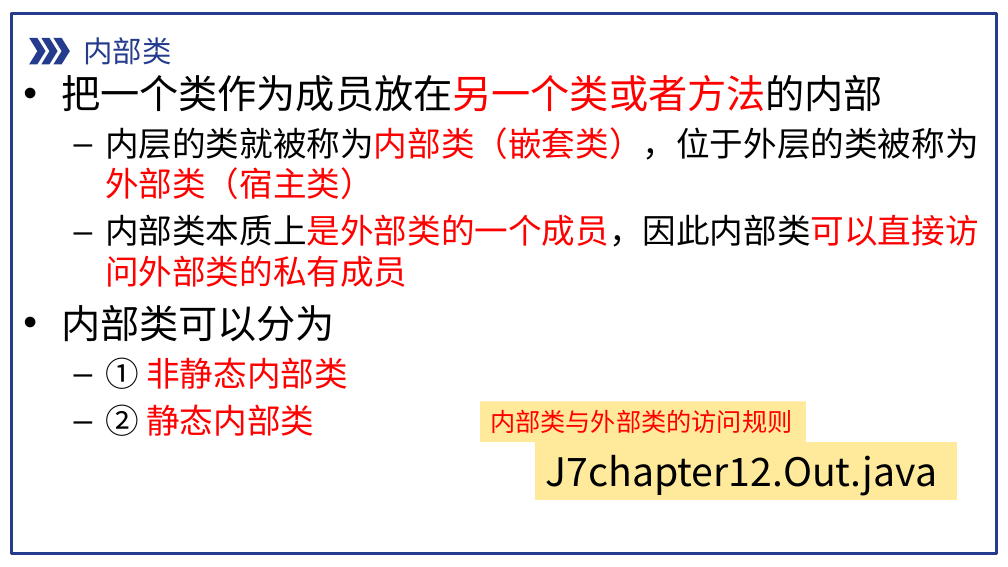
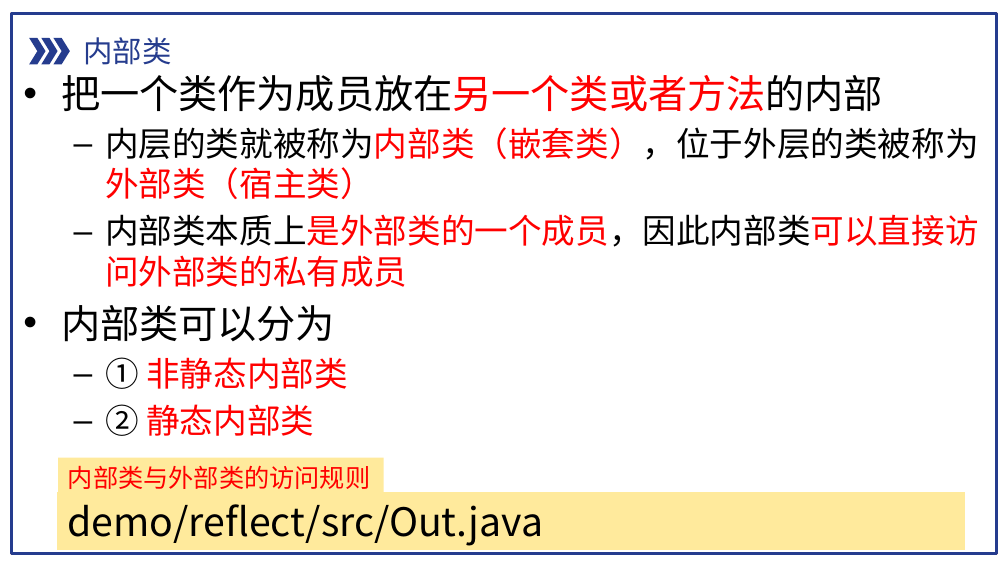
Before and after one commit to pdcxs/java-class-material, a slide deck: slide 16 of slides/08-Java面向对象编程-注解-反射-内部类-匿名内部类与Lambda表达式.pptx. Drawn at 1008x567 pixels with LibreOffice and Linux fonts; fonts in the diff are those of the drawing. Boxes give left, top, right and bottom in pixels: in the first picture for what was removed or moved away, otherwise in the second. Text is boxed around its words. In the diff, an @@ line names an element or a change of style, - is before the commit and + after.

```diff
--- a/slides/08-Java面向对象编程-注解-反射-内部类-匿名内部类与Lambda表达式.pptx
+++ b/slides/08-Java面向对象编程-注解-反射-内部类-匿名内部类与Lambda表达式.pptx
@@ rectangle "内部类与外部类的访问规则": place and size @@
-rectangle "内部类与外部类的访问规则" at [480, 401, 805, 442]
+rectangle "内部类与外部类的访问规则" at [58, 458, 384, 498]
@@ rectangle "demo/reflect/src/Out.java": place and size @@
-rectangle "demo/reflect/src/Out.java" at [535, 443, 956, 500]
+rectangle "demo/reflect/src/Out.java" at [57, 492, 964, 549]
@@ text in rectangle at [68, 504, 544, 546]: text changed @@
-J7chapter12.Out.java
+demo/reflect/src/Out.java
```
Also in this commit, not shown: 6 other slides changed, 4 slides added, 38 other files.
